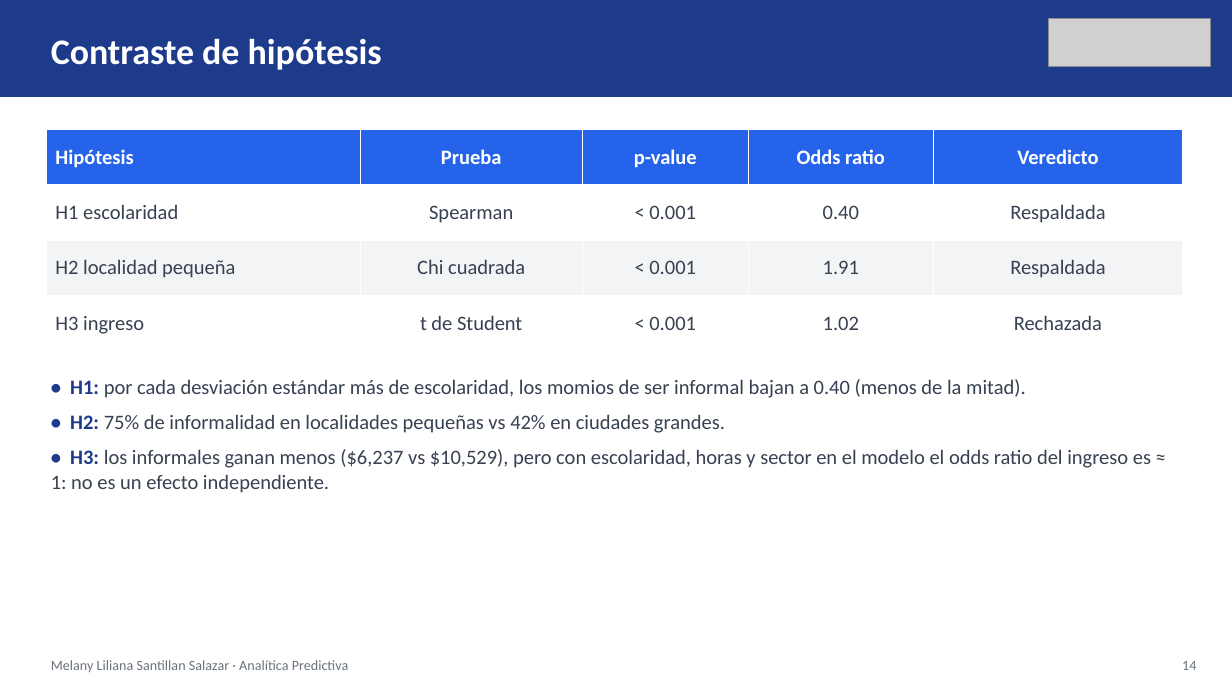
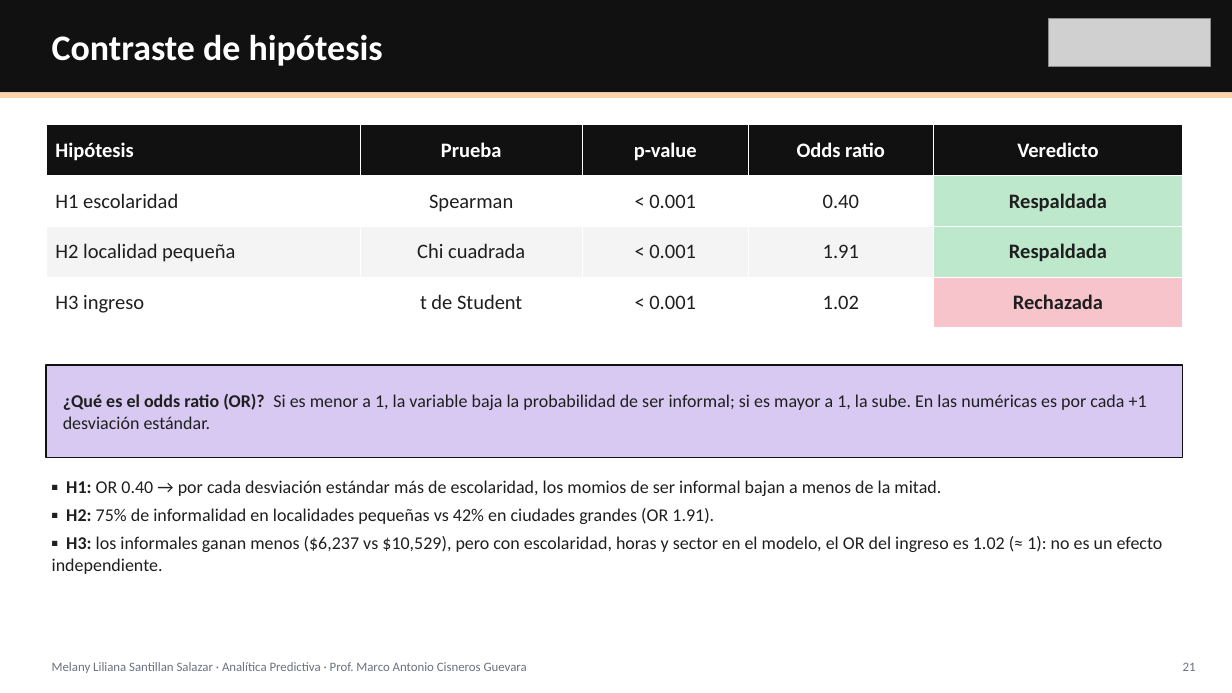
Before and after one commit to ivxnwww/Polymarket-UP-DOWN-5m, a slide deck: slide 21 of proyecto_enoe/Presentacion_Proyecto_ENOE.pptx (slide 14 before the commit). Drawn at 1232x693 pixels with LibreOffice and Linux fonts; fonts in the diff are those of the drawing; grey boxes stand for pictures. Boxes give left, top, right and bottom in pixels: in the first picture for what was removed or moved away, otherwise in the second. Text is boxed around its words. In the diff, an @@ line names an element or a change of style, - is before the commit and + after.

```diff
--- a/proyecto_enoe/Presentacion_Proyecto_ENOE.pptx
+++ b/proyecto_enoe/Presentacion_Proyecto_ENOE.pptx
@@ rectangle: place and size @@
-rectangle at [0, 0, 1232, 97]
+rectangle at [0, 0, 1232, 92]
@@ rectangle at [0, 0, 1232, 92]: fill #1E3A8A to #111111 @@
@@ text "Contraste de hipótesis" at [52, 34, 383, 66]: less space between paragraphs @@
@@ rectangle added at [0, 92, 1232, 98], fill #FBD3A8 @@
@@ table at [46, 125, 1183, 328] @@
@@ fill #2563EB to #111111 in row 1 @@
@@ fill #FFFFFF to #BDE8CB in row 2, column 5 @@
@@ fill #F3F4F6 to #F4F4F4 in 4 cells @@
@@ fill #F3F4F6 to #BDE8CB in row 3, column 5 @@
@@ fill #FFFFFF to #F8C4CC in row 4, column 5 @@
@@ text colour #374151 to #1F1F1F in "H1 escolaridad", "Spearman", "< 0.001", "0.40" and 11 more places @@
@@ bold on in "Respaldada", "Respaldada", "Rechazada" @@
@@ table: place and size @@
-table at [46, 129, 1183, 351]
+table at [46, 125, 1183, 328]
@@ rectangle added at [46, 365, 1183, 457], fill #D8C9F2, outline #111111 1.25 pt @@
@@ text added at [63, 394, 1147, 429], 14 pt, text #1F1F1F @@
+¿Qué es el odds ratio (OR)? Si es menor a 1, la variable baja la probabilidad de ser informal; si es mayor a 1, la sube. En las numéricas es por cada +1 desviación estándar.
@@ text at [52, 480, 1163, 574]: text changed; size 16 to 14 pt; text colour #374151 to #1F1F1F @@
-• H1: por cada desviación estándar más de escolaridad, los momios de ser informal bajan a 0.40 (menos de la mitad).
-• H2: 75% de informalidad en localidades pequeñas vs 42% en ciudades grandes.
-• H3: los informales ganan menos ($6,237 vs $10,529), pero con escolaridad, horas y sector en el modelo el odds ratio del ingreso es ≈ 1: no es un efecto independiente.
+▪ H1: OR 0.40 → por cada desviación estándar más de escolaridad, los momios de ser informal bajan a menos de la mitad.
+▪ H2: 75% de informalidad en localidades pequeñas vs 42% en ciudades grandes (OR 1.91).
+▪ H3: los informales ganan menos ($6,237 vs $10,529), pero con escolaridad, horas y sector en el modelo, el OR del ingreso es 1.02 (≈ 1): no es un efecto independiente.
@@ text at [52, 662, 527, 673]: text changed; size 11 to 10 pt @@
-Melany Liliana Santillan Salazar · Analítica Predictiva
+Melany Liliana Santillan Salazar · Analítica Predictiva · Prof. Marco Antonio Cisneros Guevara
@@ text removed at [1182, 661, 1196, 670] @@
-14
@@ text added at [1183, 663, 1196, 671], 10 pt, text #6B7280 @@
+21
```
Also in this commit, not shown: 13 other slides changed, 10 slides added, 3 slides removed, 23 other files.
